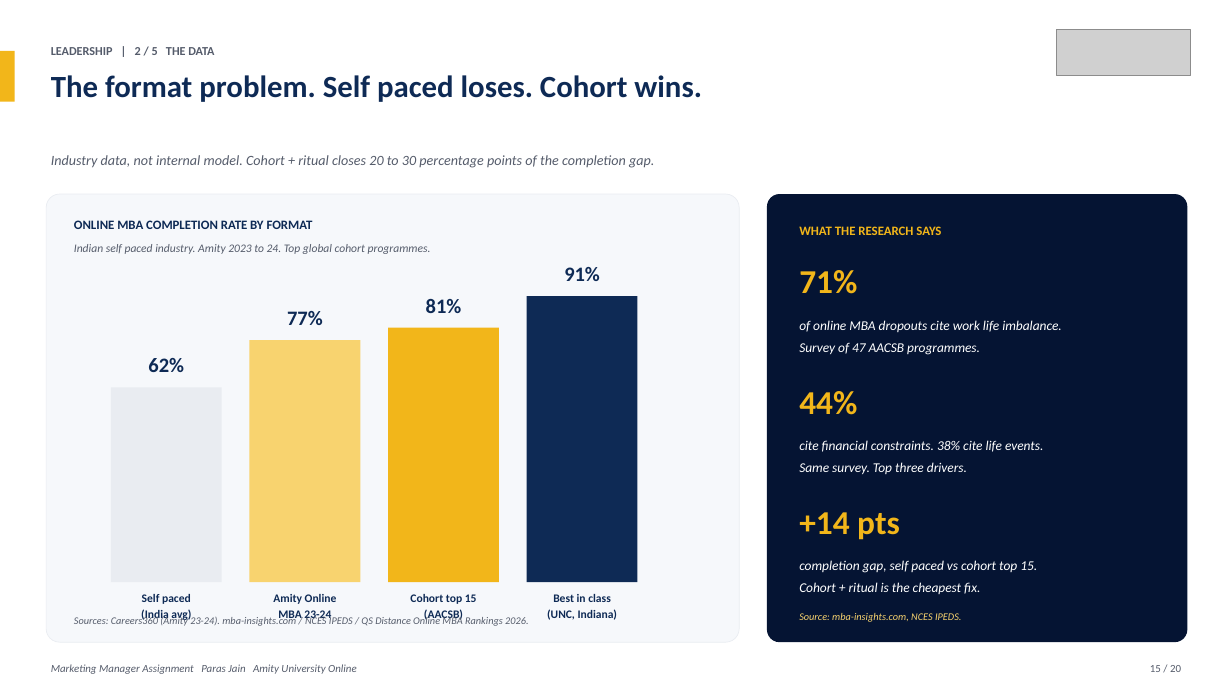
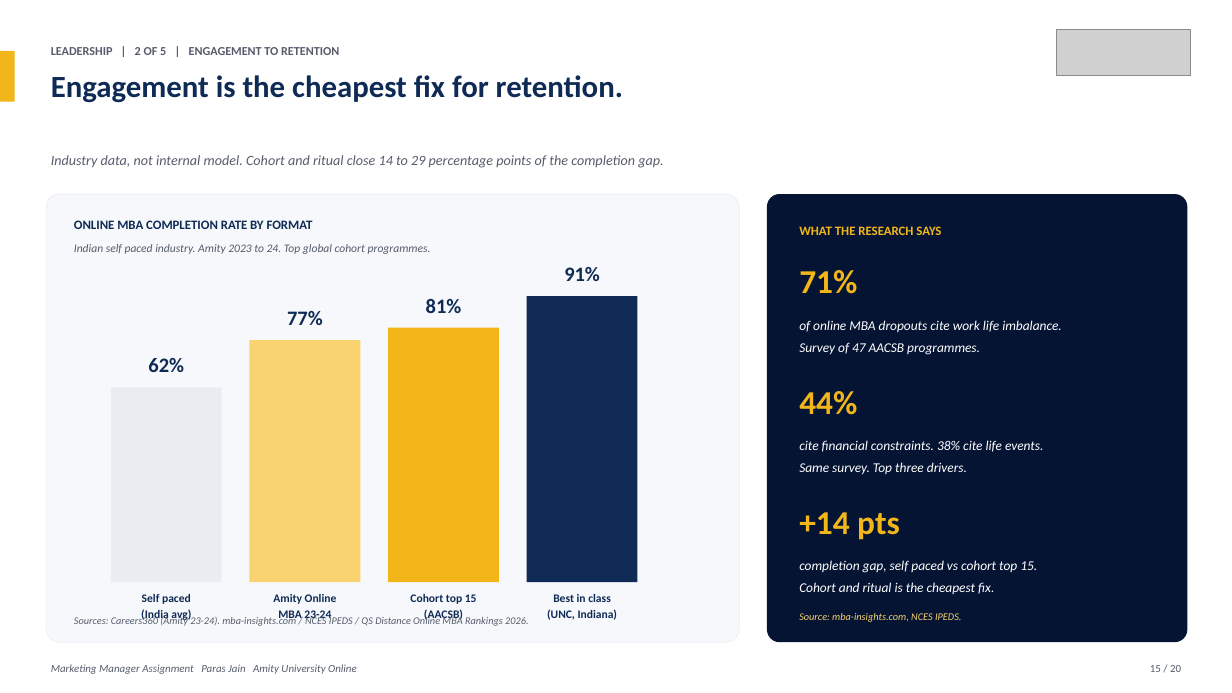
Before and after one commit to parasjain10/amity-marketing-manager-assignment, a slide deck: slide 15 of Amity_Online_Marketing_Manager_Assignment_Paras_Jain.pptx. Drawn at 1232x693 pixels with LibreOffice and Linux fonts; fonts in the diff are those of the drawing; grey boxes stand for pictures. Boxes give left, top, right and bottom in pixels: in the first picture for what was removed or moved away, otherwise in the second. Text is boxed around its words. In the diff, an @@ line names an element or a change of style, - is before the commit and + after.

```diff
--- a/Amity_Online_Marketing_Manager_Assignment_Paras_Jain.pptx
+++ b/Amity_Online_Marketing_Manager_Assignment_Paras_Jain.pptx
@@ text at [51,47,339,55]: text changed @@
-LEADERSHIP | 2 / 5 THE DATA
+LEADERSHIP | 2 OF 5 | ENGAGEMENT TO RETENTION
@@ text at [51,75,623,103]: text changed @@
-The format problem. Self paced loses. Cohort wins.
+Engagement is the cheapest fix for retention.
@@ text at [51,155,663,168]: text changed @@
-Industry data, not internal model. Cohort + ritual closes 20 to 30 percentage points of the completion gap.
+Industry data, not internal model. Cohort and ritual close 14 to 29 percentage points of the completion gap.
@@ text at [799,582,994,594]: text changed @@
-Cohort + ritual is the cheapest fix.
+Cohort and ritual is the cheapest fix.
```
Also in this commit, not shown: 12 other slides changed, 4 slides added, 4 slides removed, 1 other file.
